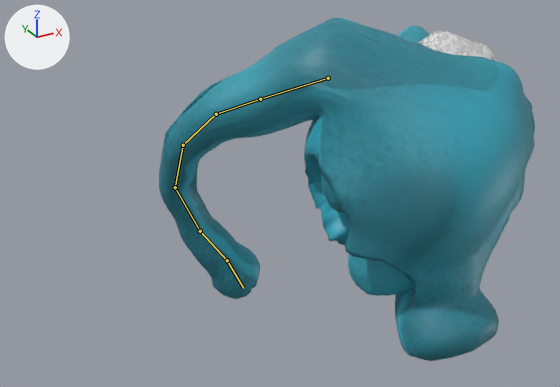
An edit to the FBX model BlenderAssets/Amoeba/AmoebaAttack1.fbx, drawn before and after from the same camera.
Both versions are drawn from a 50 mm camera at (-0.09, -0.1157, 0.094) aimed at (-0.0235, 0.0052, 0.0335). The lights are fixed; the arrows at upper left show +X, +Y and +Z. The older version comes first. Both versions are drawn at frame 45 of the action 'Scene'; the numbers are the values there. The bones that change are drawn over the model as lines.

In view in the first picture: 'Amoeba', 'AmoebaMembrane'.
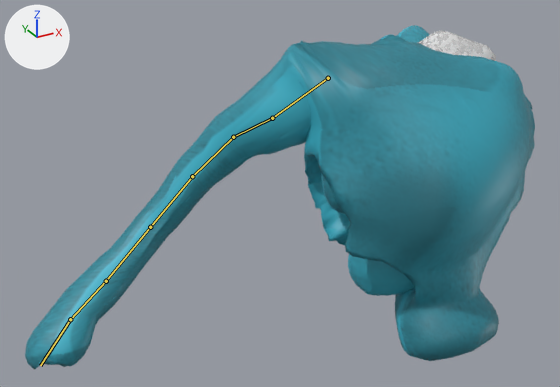
Where the change shows, as pixel boxes [x1, y1, x2, y2] in the pictures (560 x 387 px):
```json
{"object": "Amoeba", "change": "posed", "before": [159, 18, 535, 361], "after": [25, 25, 535, 369], "on screen": "36% wider"}
{"bone": "arm001", "before": "(328, 78) to (260, 99)", "after": "(328, 78) to (272, 118)"}
{"bone": "arm002", "before": "(260, 99) to (216, 114)", "after": "(272, 118) to (233, 137)"}
{"bone": "arm003", "before": "(216, 114) to (183, 145)", "after": "(233, 137) to (192, 176)"}
{"bone": "arm004", "before": "(183, 145) to (175, 187)", "after": "(192, 176) to (150, 227)"}
{"bone": "arm005", "before": "(175, 187) to (200, 231)", "after": "(150, 227) to (106, 281)"}
{"bone": "arm006", "before": "(200, 231) to (227, 260)", "after": "(106, 281) to (70, 319)"}
{"bone": "arm007", "before": "(227, 260) to (243, 288)", "after": "(70, 319) to (40, 365)"}
```

Edits to the scene script, one JSON object a line:
```json
{"block": "bone_arm001", "where": "bone_arm001 = bpy.data.objects['amoebaRig'].pose.bones['arm001']  # child of 'bounce'"}
{"op": "set", "path": "bone_arm001.rotation_quaternion", "old": "(0.876, -0.381, 0.059, 0.291)", "new": "(0.513, -0.611, 0.602, -0.036)", "note": "degrees (-42, 19, 29) -> degrees (-125, 35, -71)"}
{"block": "bone_arm002", "where": "bone_arm002 = bpy.data.objects['amoebaRig'].pose.bones['arm002']  # child of 'arm001'"}
{"op": "set", "path": "bone_arm002.rotation_quaternion", "old": "(0.979, -0.058, -0.131, -0.146)", "new": "(0.983, -0.025, -0.126, -0.134)", "note": "degrees (-4, -16, -16) -> degrees (-1, -15, -15)"}
{"block": "bone_arm003", "where": "bone_arm003 = bpy.data.objects['amoebaRig'].pose.bones['arm003']  # child of 'arm002'"}
{"op": "set", "path": "bone_arm003.rotation_quaternion", "old": "(0.959, -0.269, -0.013, 0.085)", "new": "(0.974, -0.224, -0.015, 0.035)", "note": "degrees (-31, 1, 10) -> degrees (-26, -1, 4)"}
{"block": "bone_arm004", "where": "bone_arm004 = bpy.data.objects['amoebaRig'].pose.bones['arm004']  # child of 'arm003'"}
{"op": "set", "path": "bone_arm004.rotation_quaternion", "old": "(0.969, -0.191, -0.027, 0.152)", "new": "(0.99, -0.128, -0.027, 0.055)", "note": "degrees (-22, 0, 18) -> degrees (-15, -2, 7)"}
{"block": "bone_arm005", "where": "bone_arm005 = bpy.data.objects['amoebaRig'].pose.bones['arm005']  # child of 'arm004'"}
{"op": "set", "path": "bone_arm005.rotation_quaternion", "old": "(0.954, -0.201, -0.001, 0.22)", "new": "(0.987, -0.115, 0.017, 0.109)", "note": "degrees (-23, 5, 25) -> degrees (-13, 3, 12)"}
{"block": "bone_arm006", "where": "bone_arm006 = bpy.data.objects['amoebaRig'].pose.bones['arm006']  # child of 'arm005'"}
{"op": "set", "path": "bone_arm006.rotation_quaternion", "old": "(0.97, -0.137, -0.003, 0.199)", "new": "(0.988, -0.107, 0.039, 0.107)", "note": "degrees (-16, 3, 23) -> degrees (-12, 6, 12)"}
{"block": "bone_arm007", "where": "bone_arm007 = bpy.data.objects['amoebaRig'].pose.bones['arm007']  # child of 'arm006'"}
{"op": "set", "path": "bone_arm007.rotation_quaternion", "old": "(0.994, 0.066, 0.081, -0.019)", "new": "(1.0, 0.0, 0.0, 0.0)", "note": "degrees (8, 9, -2) -> degrees (0, 0, 0)"}
```
